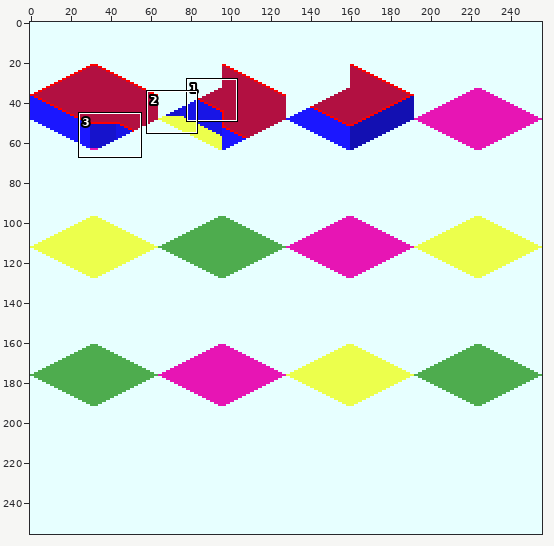
Sprite sheet, stored at source/png/Simple_Station_Mon-1.png. Above, an overview of the earlier version with the close-up marked.
Close-up. As it was:
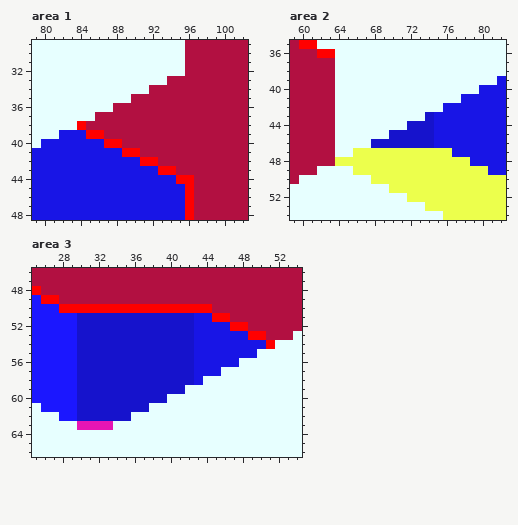
The file is 256x256 pixels. Shown: area 1: x 79..102, y 29..48; area 2: x 59..82, y 35..54; area 3: x 25..54, y 46..66. The commit also changed other parts of the picture, which this record leaves out.
The result:
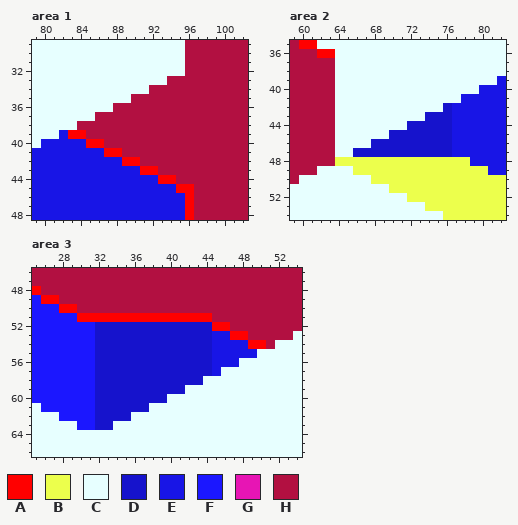
Palette (. is transparent): A #ff0000  B #ecff4c  C #e7ffff  D #1613cc  E #1815e6  F #1b17ff  G #e715b4  H #b21041
Changes in this commit:
Area 1:
The edit turns colour E into colour A in row 39 at x 83 to 84; in row 40 at x 85 to 86; in row 41 at x 87 to 88; in row 42 at x 89 to 90; in row 43 at x 91 to 92; in row 44 at x 93 to 94.
The edit turns colour E into colour A in row 45 at x 95.
The edit turns colour A into colour H in row 38 at x 84; in row 39 at x 85 to 86; in row 40 at x 87 to 88; in row 41 at x 89 to 90; in row 42 at x 91 to 92; in row 43 at x 93 to 94.
The edit turns colour A into colour H in row 44 at x 95 to 96.
Area 2:
The edit turns colour B into colour D in row 47 at x 66 to 76.
The edit turns colour E into colour D in row 42 at x 76; in rows 43 to 46 at x 75 to 76.
Area 3:
The edit turns colour D into colour A in row 51 at x 30 to 42.
The edit turns colour E into colour A in row 51 at x 43 to 44; in row 52 at x 45 to 46; in row 53 at x 47 to 48; in row 54 at x 49 to 50.
The edit turns colour E into colour D in rows 52 to 57 at x 43 to 44; in row 58 at x 43.
The edit turns colour G into colour D in row 63 at x 32 to 33.
The edit turns colour D into colour F in rows 52 to 62 at x 30 to 31.
The edit turns colour G into colour F in row 63 at x 30 to 31.
The edit turns colour A into colour H in row 50 at x 30 to 44; in row 51 at x 45 to 46; in row 52 at x 47 to 48; in row 53 at x 49 to 50; in row 54 at x 51.
